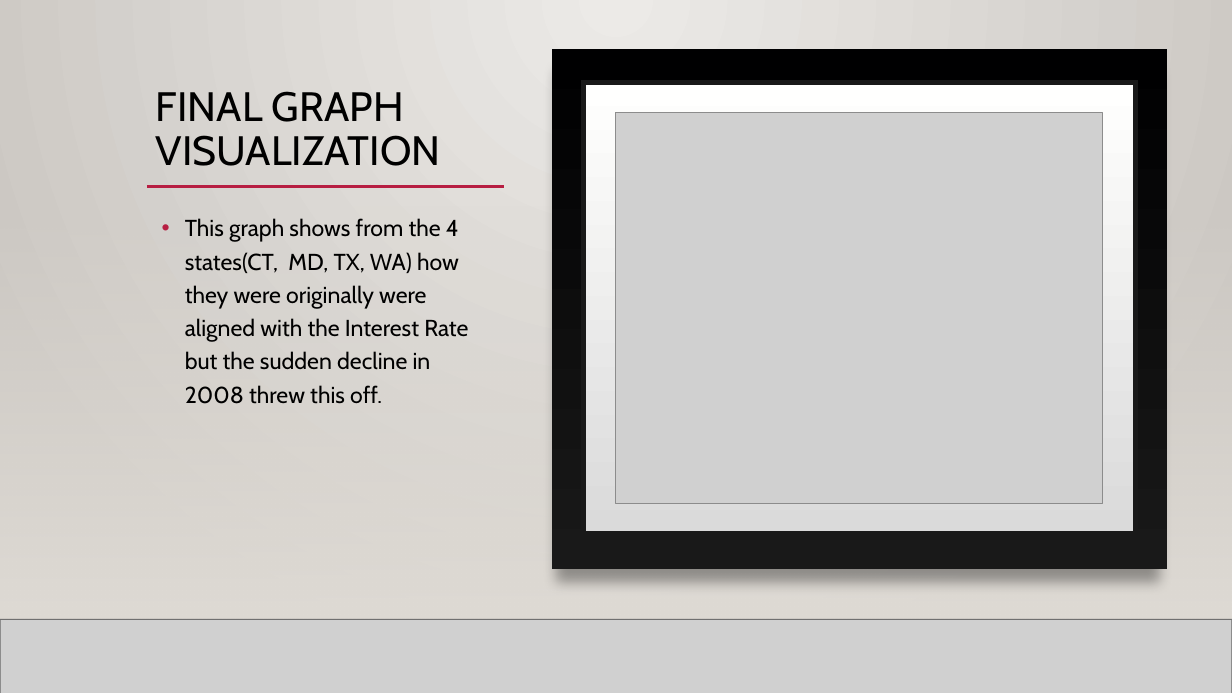
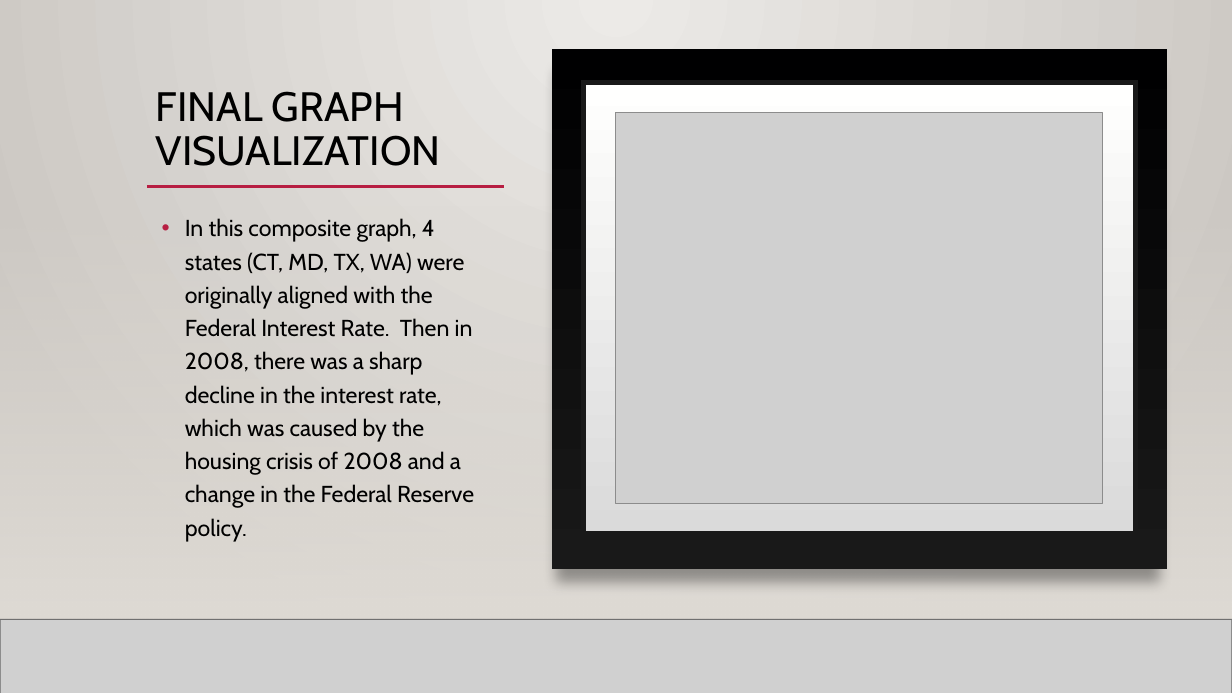
Before and after one commit to GitItDren/Python-Project-CMD-, a slide deck: slide 9 of Python Project(Team CMD).pptx (slide 8 before the commit). Drawn at 1232x693 pixels with LibreOffice and Linux fonts; fonts in the diff are those of the drawing; grey boxes stand for pictures; background and template pictures are left out. Boxes give left, top, right and bottom in pixels: in the first picture for what was removed or moved away, otherwise in the second. Text is boxed around its words. In the diff, an @@ line names an element or a change of style, - is before the commit and + after.

```diff
--- a/Python Project(Team CMD).pptx
+++ b/Python Project(Team CMD).pptx
@@ text at (185,218,474,542): text changed @@
-• This graph shows from the 4 states(CT, MD, TX, WA) how they were originally were aligned with the Interest Rate but the sudden decline in 2008 threw this off.
+• In this composite graph, 4 states (CT, MD, TX, WA) were originally aligned with the Federal Interest Rate. Then in 2008, there was a sharp decline in the interest rate, which was caused by the housing crisis of 2008 and a change in the Federal Reserve policy.
```
Also in this commit, not shown: 5 other slides changed, 1 slide added.
